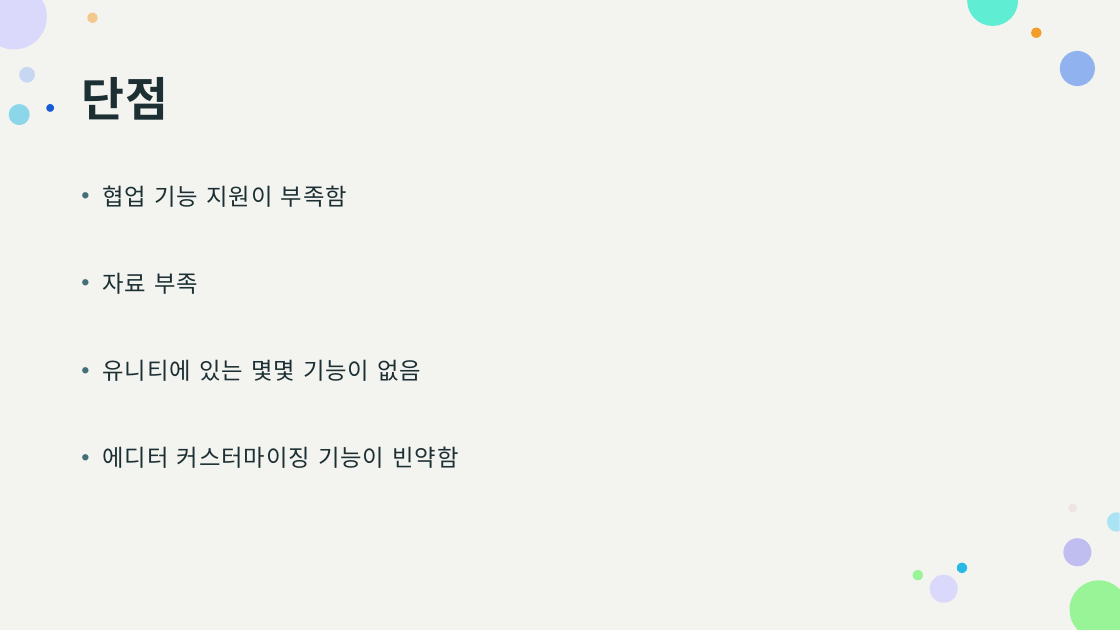
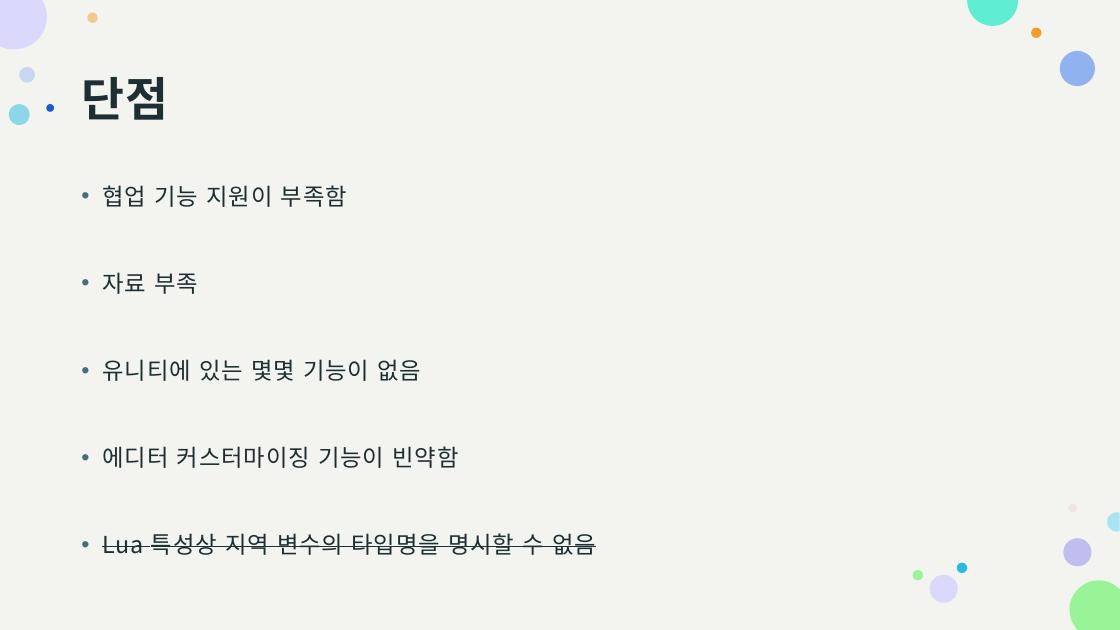
Before and after one commit to pknu-wap/Maple-Survival, a slide deck: slide 6 of 발표자료/최종발표.pptx. Drawn at 1120x630 pixels with LibreOffice and Linux fonts; fonts in the diff are those of the drawing. Boxes give left, top, right and bottom in pixels: in the first picture for what was removed or moved away, otherwise in the second. Text is boxed around its words. In the diff, an @@ line names an element or a change of style, - is before the commit and + after.

```diff
--- a/발표자료/최종발표.pptx
+++ b/발표자료/최종발표.pptx
@@ text at bbox=[102, 533, 596, 555]: paragraph added @@
+• Lua 특성상 지역 변수의 타입명을 명시할 수 없음
```
Also in this commit, not shown: 1 other slide changed.
